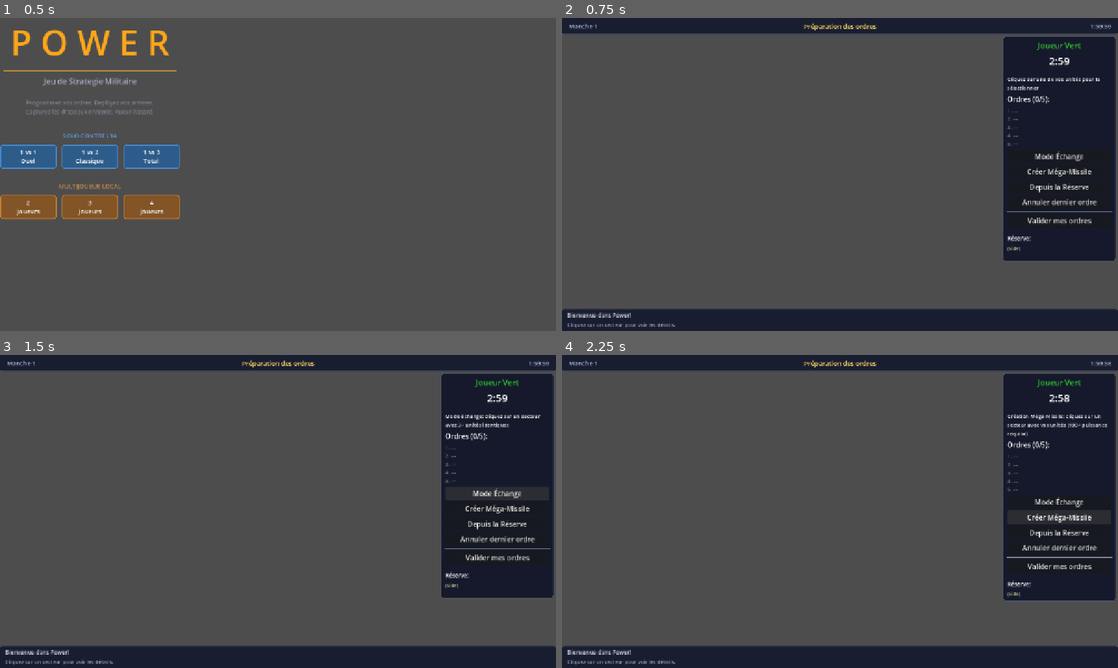
Above: before the commit, frames 1-4 (two rows, left to right).
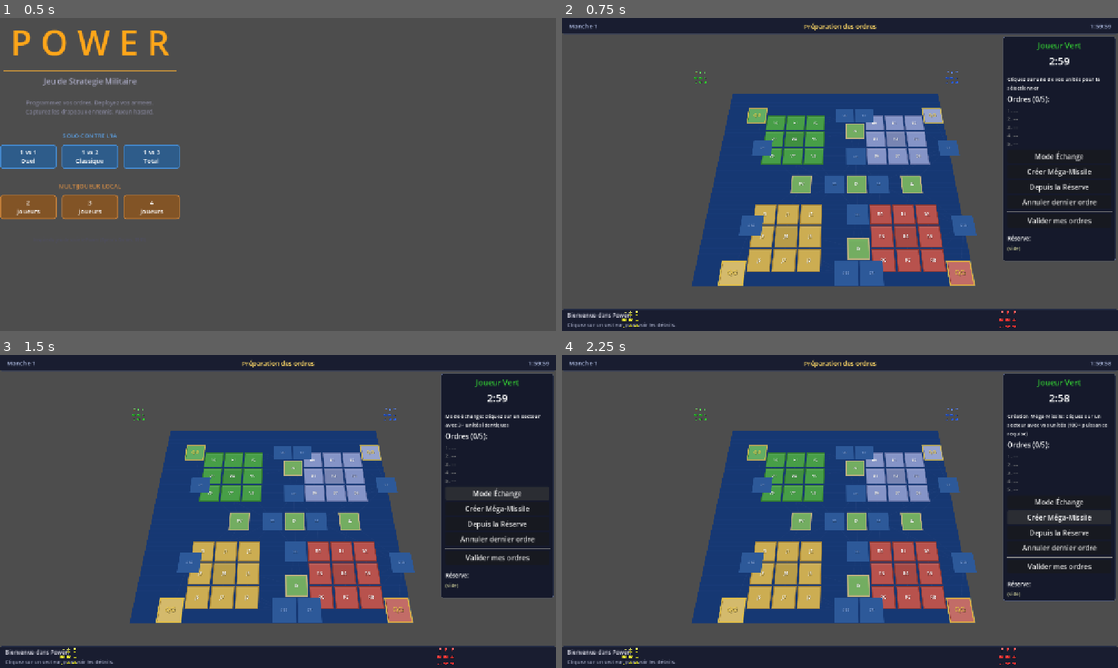
Above: after the commit, the same moments.

Repository: Njko/power_the_game
Game: Godot game, scene res://scenes/main.tscn
The game is run twice, just before and just after one commit, with the same random seed, the same clock (stepped at 60 frames per second) and the same inputs.
Inputs:
- Up to frame 1 (0.5 s): no input
- Up to frame 2 (0.75 s): click "1 vs 1 Duel" at 0.5 s
- Up to frame 3 (1.5 s): click "Mode Échange" at 1.25 s
- Up to frame 4 (2.25 s): click "Créer Méga-Missile" at 2 s

Frame 1 is identical in both runs. In frame 2, 27% of the frame differs, in the area x 10-82%, y 17-99%; in frame 3, 27%; in frame 4, 27%.

Commit message:
fix: guard camera projection calls and fix initialization order
Remove premature _update_camera_position() in CameraController._ready() (camera is null at that point), call it explicitly from main.gd after assigning the camera reference. Add is_inside_tree()/is_current() guards to unproject_position calls in Board3D and defensive checks in UnitRenderer._process to prevent "p.d == 0" errors during early frames.

Co-Authored-By: Claude Sonnet 4.6 <noreply@anthropic.com>

Diff:
--- a/scripts/board/board_3d.gd
+++ b/scripts/board/board_3d.gd
@@ -98,13 +98,17 @@
 		return Vector2.ZERO
 	var grid_pos: Vector2 = _grid_positions[sector_id]
 	var world_pos := grid_to_3d(grid_pos)
-	if camera == null:
+	if camera == null or not camera.is_inside_tree():
+		return Vector2.ZERO
+	if not camera.is_current():
 		return Vector2.ZERO
 	return camera.unproject_position(world_pos)
 
 func get_sector_screen_scale(sector_id: String) -> float:
 	## Retourne un facteur d'échelle basé sur la distance caméra (pour les sprites).
 	if sector_id not in _grid_positions or camera == null:
+		return 1.0
+	if not camera.is_inside_tree() or not camera.is_current():
 		return 1.0
 	var grid_pos: Vector2 = _grid_positions[sector_id]
 	var world_pos := grid_to_3d(grid_pos)
@@ -117,6 +121,8 @@
 func screen_to_board_sector(screen_pos: Vector2) -> String:
 	## Raycast depuis la caméra vers le plan Y=0, retourne le sector_id le plus proche.
 	if camera == null:
+		return ""
+	if not camera.is_inside_tree() or not camera.is_current():
 		return ""
 	var ray_origin := camera.project_ray_origin(screen_pos)
 	var ray_dir := camera.project_ray_normal(screen_pos)
--- a/scripts/board/camera_controller.gd
+++ b/scripts/board/camera_controller.gd
@@ -24,7 +24,7 @@
 var _is_orbiting := false
 
 func _ready() -> void:
-	_update_camera_position()
+	pass
 
 func _unhandled_input(event: InputEvent) -> void:
 	if camera == null:
--- a/scripts/main.gd
+++ b/scripts/main.gd
@@ -36,6 +36,7 @@
 
 	# Connecter la caméra
 	camera_controller.camera = board_3d.camera
+	camera_controller._update_camera_position()
 
 	# Afficher l'écran titre
 	var title := preload("res://scripts/ui/title_screen.gd").new()
--- a/scripts/units/unit_renderer.gd
+++ b/scripts/units/unit_renderer.gd
@@ -16,8 +16,9 @@
 	queue_redraw()
 
 func _process(_delta: float) -> void:
-	if board_3d != null and game_state != null:
-		queue_redraw()
+	if board_3d != null and game_state != null and board_3d.camera != null:
+		if board_3d.camera.is_inside_tree() and board_3d.camera.is_current():
+			queue_redraw()
 
 func _draw() -> void:
 	if game_state == null:
